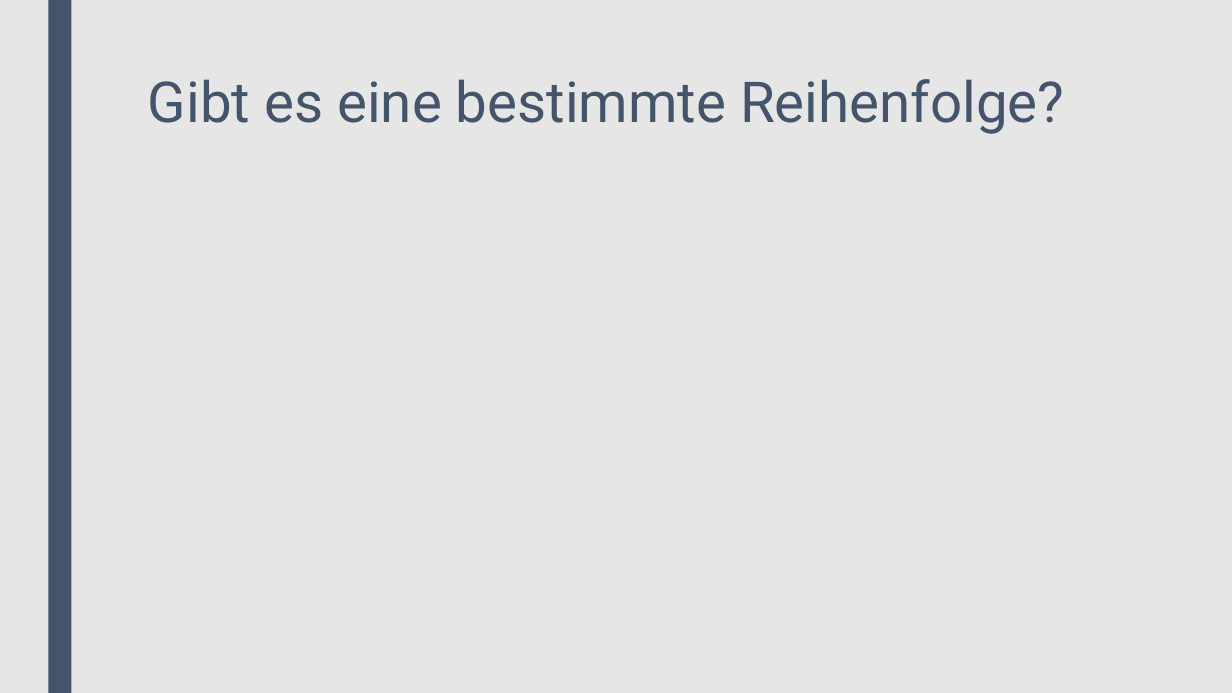
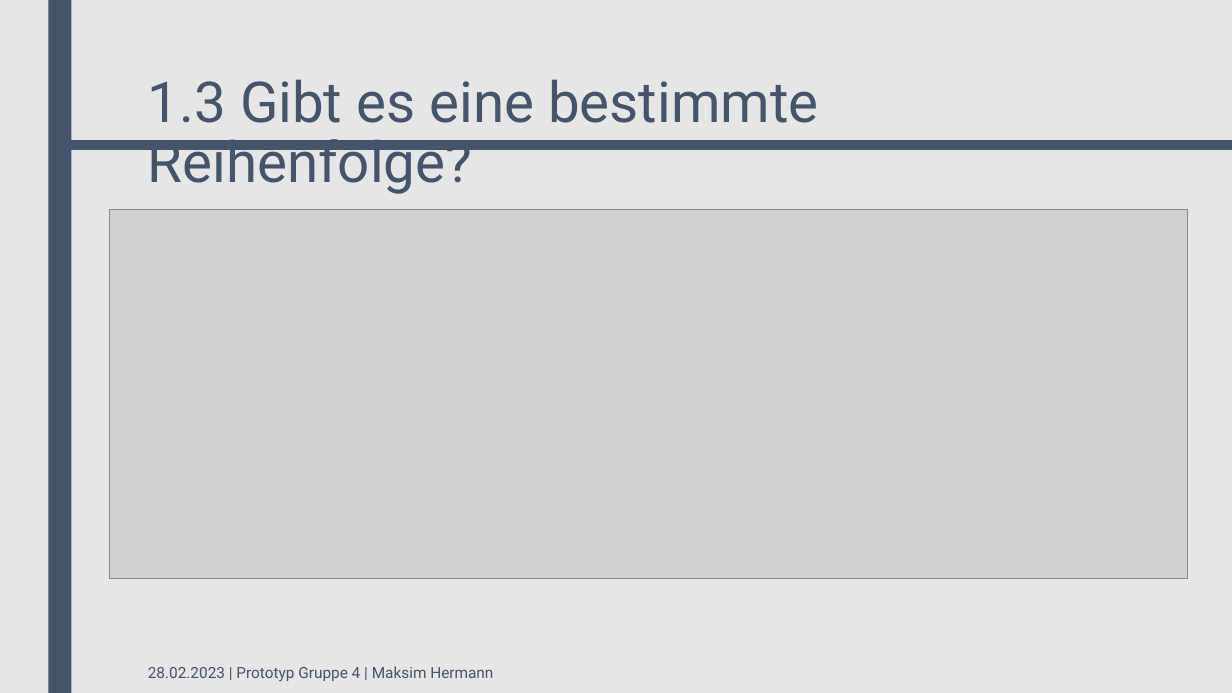
Before and after one commit to xannywise/StaffManagementTool, a slide deck: slide 6 of 02_Milensteine/Meilenstein III/Gruppe3_MeilensteinIII_Prototyp.pptx. Drawn at 1232x693 pixels with LibreOffice and Linux fonts; fonts in the diff are those of the drawing; grey boxes stand for pictures. Boxes give left, top, right and bottom in pixels: in the first picture for what was removed or moved away, otherwise in the second. Text is boxed around its words. In the diff, an @@ line names an element or a change of style, - is before the commit and + after.

Commit message:
Maksim - Meilenstein III update

```diff
--- a/02_Milensteine/Meilenstein III/Gruppe3_MeilensteinIII_Prototyp.pptx
+++ b/02_Milensteine/Meilenstein III/Gruppe3_MeilensteinIII_Prototyp.pptx
@@ title at bbox=[148, 79, 818, 194]: text changed @@
-Gibt es eine bestimmte Reihenfolge?
+1.3 Gibt es eine bestimmte Reihenfolge?
@@ rectangle added at bbox=[65, 141, 1232, 149], fill #44546A, outline #44546A 2.75 pt @@
@@ picture added at bbox=[109, 210, 1187, 579] @@
@@ text added at bbox=[148, 666, 493, 681], 12 pt, text #44546A @@
+28.02.2023 | Prototyp Gruppe 4 | Maksim Hermann
```
Also in this commit, not shown: 8 other slides changed, 6 slides added, 1 slide removed, 14 other files.
